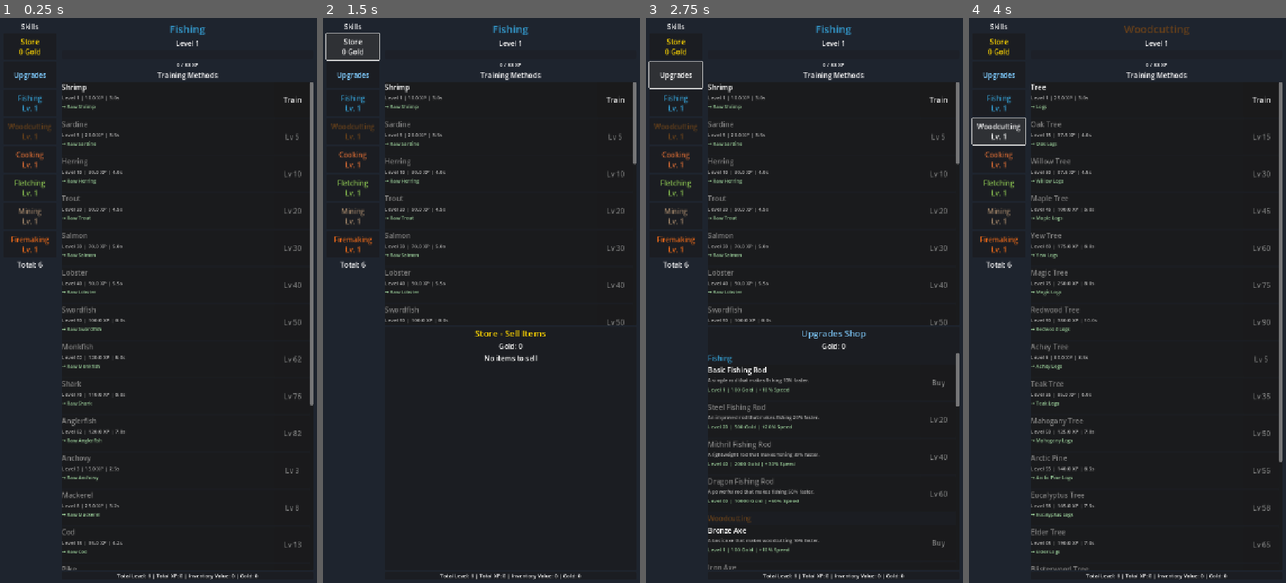
Above: before the commit, frames 1-4 (left to right).
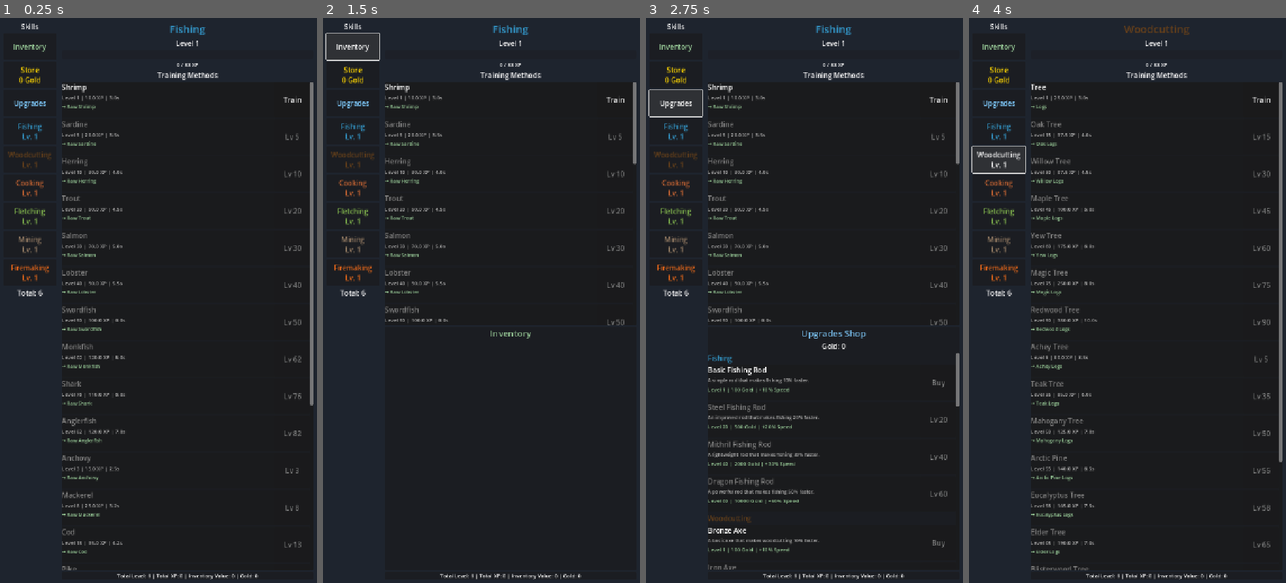
Above: after the commit, the same moments.

Repository: fahmed93/idlescapers
Game: Godot game, scene res://scenes/main.tscn
Same seed, same stepped clock (60 frames per second), same inputs: the game is played once before the commit and once after it.
Inputs (mouse positions are in pixels of both pictures, inside the frame that each line leads up to):
- Up to frame 1 (0.25 s): no input
- Up to frame 2 (1.5 s): click "Store 0 Gold" at 0.5 s; click (351, 46) at 1.25 s, where only the run after the commit has a clickable "Inventory"
- Up to frame 3 (2.75 s): click "Upgrades" at 2 s
- Up to frame 4 (4 s): click "Fishing Lv. 1" at 2.75 s; click "Woodcutting Lv. 1" at 3.5 s

The runs differ from the first frame. In frame 1, 1.3% of the frame differs, in the area x 2-17%, y 3-50%; in frame 2, 1.6%; in frame 3, 1.4%; in frame 4, 1.6%, in the area x 0-18%, y 3-50%.

Commit message:
Fix sidebar button clearing to preserve inventory button
Co-authored-by: fahmed93 <4407704+fahmed93@users.noreply.github.com>

Diff:
--- a/scripts/main.gd
+++ b/scripts/main.gd
@@ -74,9 +74,9 @@
 		_update_training_progress()
 
 func _populate_skill_sidebar() -> void:
-	# Clear existing buttons (but not the header, store button, or upgrades button)
+	# Clear existing buttons (but not the header, store button, upgrades button, or inventory button)
 	for child in skill_sidebar.get_children():
-		if child is Button and child != store_button and child != upgrades_button:
+		if child is Button and child != store_button and child != upgrades_button and child != inventory_button:
 			child.queue_free()
 	skill_buttons.clear()
 
